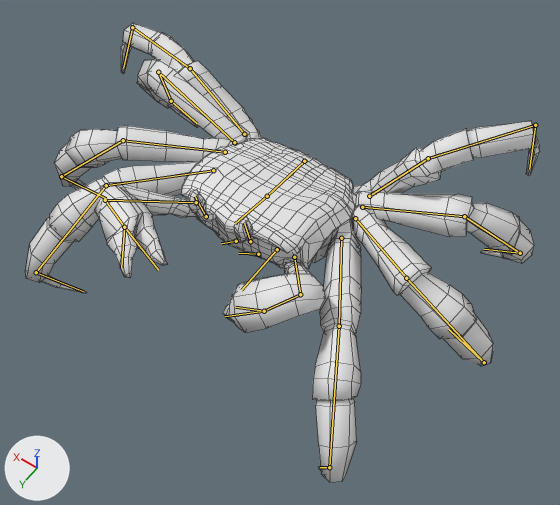
A saved change to the Blender file Crab.blend.
Rendered twice from a camera (50 mm lens) standing at (-2.14, 2.55, 4.64) and looking at (-0.27, -0.07, 0.53). The lights are fixed; the arrows at lower left show +X, +Y and +Z. Both versions are drawn at frame 60 of the action 'Crab idle bury'; the numbers are the values there. The bones that bend it are drawn over the model as lines. Mesh edges are drawn as thin lines.

Names of what the first picture shows: 'Crab'.
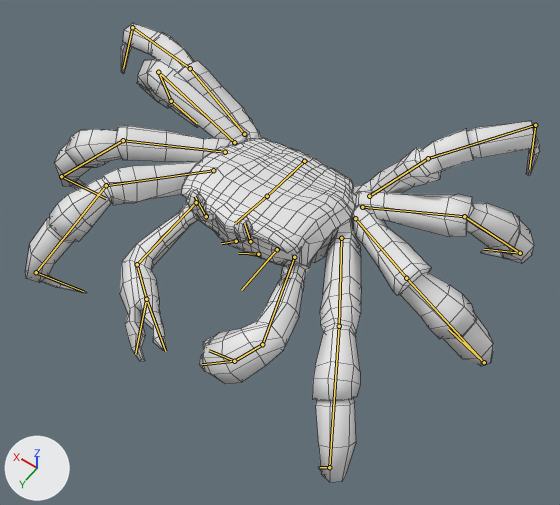
Pixel boxes (x1, y1, x2, y2) of what changed, in the pictures (560 x 505 px):
```json
{"object": "Crab", "change": "posed", "before": [25, 23, 540, 482], "after": [25, 23, 540, 482]}
```

Edits to the scene script, one JSON object a line:
```json
{"block": "bone_ctr_pincer_r", "where": "bone_ctr_pincer_r = bpy.data.objects['Armature'].pose.bones['CTR.Pincer.R']  # child of 'Root'"}
{"op": "set", "path": "bone_ctr_pincer_r.location", "old": "(0.0, 0.0, 0.0)", "new": "(-0.17, 0.03, -0.57)"}
{"op": "set", "path": "bone_ctr_pincer_r.rotation_quaternion", "old": "(1.0, 0.0, 0.0, 0.0)", "new": "(0.989, -0.089, 0.106, -0.049)", "note": "degrees (0, 0, 0) -> degrees (-11, 12, -7)"}
{"block": "bone_ctr_pincer_l", "where": "bone_ctr_pincer_l = bpy.data.objects['Armature'].pose.bones['CTR.Pincer.L']  # child of 'Root'"}
{"op": "set", "path": "bone_ctr_pincer_l.location", "old": "(0.0, 0.0, 0.0)", "new": "(0.14, 0.08, -0.53)"}
```
